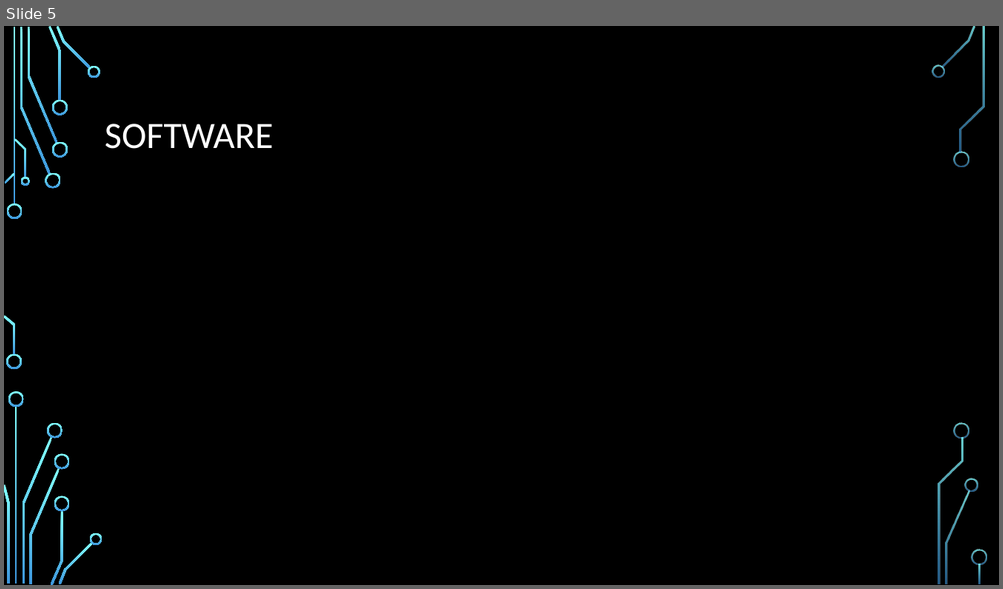
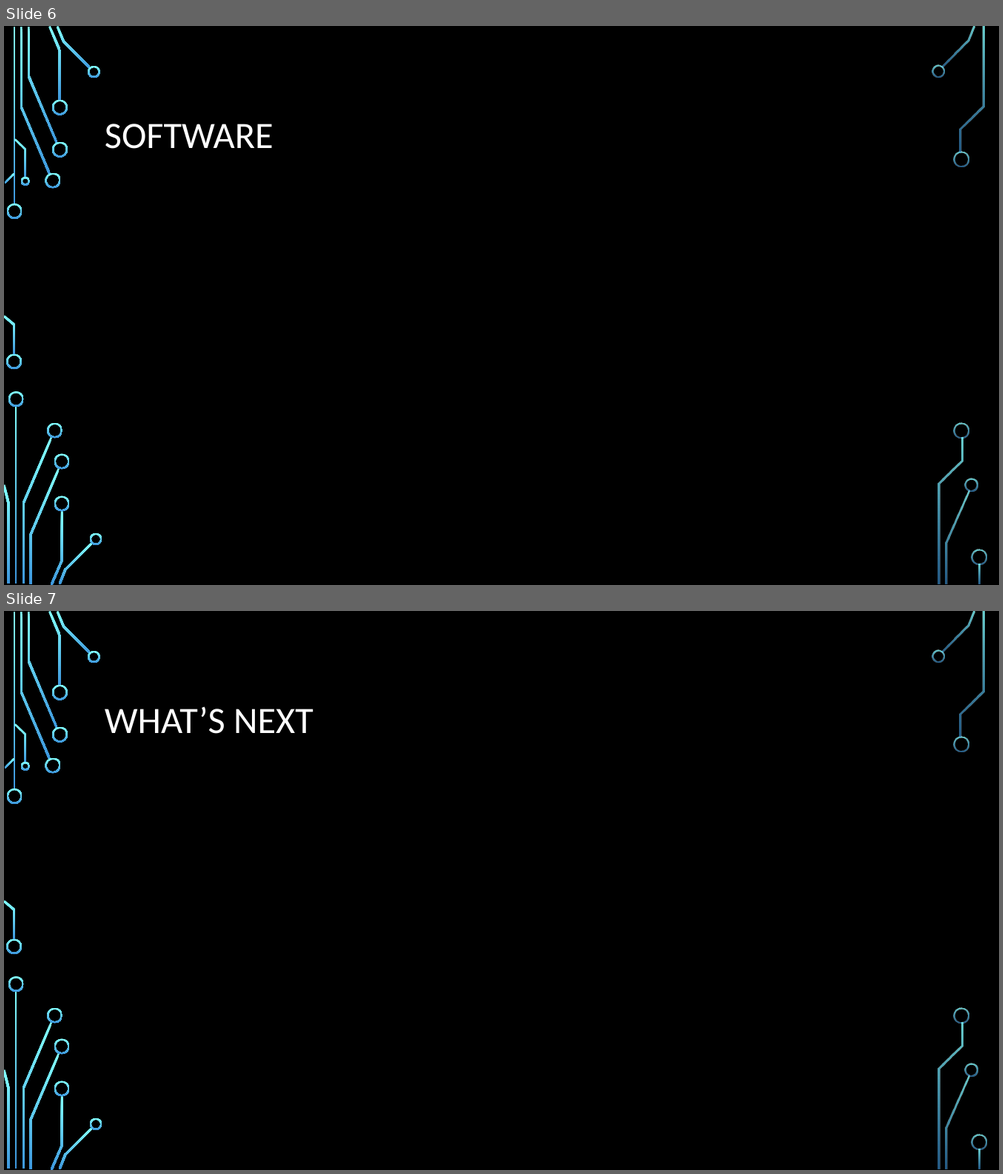
Before and after one commit to ChrisHarrold/PiWorkshop, a slide deck: Sounds/intro to building with raspberry pi.pptx. Shown one above the other, each under a label of ours: slide 5 before the commit, slides 6 and 7 after it. The pictures are 1003x589 and 1003x1174 pixels, drawn with LibreOffice and Linux fonts; fonts in the diff are those of the drawing; background and template pictures are left out. Boxes give left, top, right and bottom in pixels: in the first picture for what was removed or moved away, otherwise in the second. Text is boxed around its words. In the diff, an @@ line names an element or a change of style, - is before the commit and + after.

```diff
--- a/Sounds/intro to building with raspberry pi.pptx
+++ b/Sounds/intro to building with raspberry pi.pptx
@@ slide 7 added at [4,611,999,1170], background picture (left out); not listed: 36 template elements that a slide beside it also shows @@
@@ title added at [105,706,313,734], 36 pt, text #FFFFFF @@
+WHAT’S NEXT
@@ what was slide 5 is now slide 6 @@
```
Also in this commit, not shown: 1 other slide added, 1 slide removed, 1 other file.
